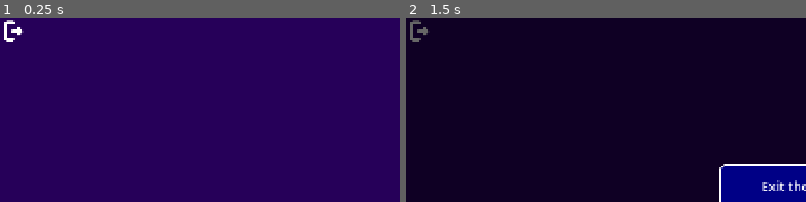
Above: before the commit, frames 1-2 (left to right).
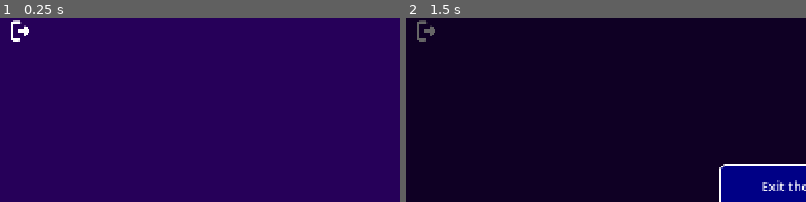
Above: after the commit, the same moments.

Repository: Vadosina-git/video-poker
Game: Godot game, scene res://scenes/spin_poker_game.tscn
The game is run twice, just before and just after one commit, with the same random seed, the same clock (stepped at 60 frames per second) and the same inputs. This scene is started directly instead of the project's main scene.
Inputs (mouse positions are % of the whole screen's width and height, from its top left):
- Up to frame 1 (0.25 s): no input
- Up to frame 2 (1.5 s): tap Enter at 0.5 s; move the mouse to (72, 45) at 0.52 s; click (72, 45) at 0.67 s; click (2, 4) at 1.25 s
The pictures show only the part of the screen within x 0-50%, y 0-50%; the shares and areas given below are measured in that part.

The runs differ from the first frame. In frame 1, 0.4% of the frame differs, in the area x 1-8%, y 1-14%; in frame 2, 0.3%.
Error before the commit: Invalid access to property or key 'paytable' on a base object of type 'Nil'. (res://scripts/spin_poker_game.gd:147)
Error after the commit: Invalid access to property or key 'paytable' on a base object of type 'Nil'. (res://scripts/spin_poker_game.gd:148)

Commit message:
fix: Wave 2 — press effect, exit margin, spin cleanup
1.1: Exit icon left margin 12px + wider min size (60×48)
1.2: Button press effect (scale 0.93 on down, tween back on up)
     Applied via _add_press_effect() in _style_btn/_style_button_texture

Co-Authored-By: Claude Opus 4.6 (1M context) <noreply@anthropic.com>

Diff:
--- a/scripts/game.gd
+++ b/scripts/game.gd
@@ -146,10 +146,11 @@
 	_back_btn.add_theme_color_override("font_color", Color.WHITE)
 	var back_style := StyleBoxFlat.new()
 	back_style.bg_color = Color(0, 0, 0, 0)
+	back_style.content_margin_left = 12
 	_back_btn.add_theme_stylebox_override("normal", back_style)
 	_back_btn.add_theme_stylebox_override("hover", back_style)
 	_back_btn.add_theme_stylebox_override("pressed", back_style)
-	_back_btn.custom_minimum_size = Vector2(48, 48)
+	_back_btn.custom_minimum_size = Vector2(60, 48)
 
 	# Title — compact to give paytable more room
 	_game_title.add_theme_font_size_override("font_size", 20)
@@ -285,6 +286,7 @@
 	btn.add_theme_color_override("font_pressed_color", text_col)
 	btn.add_theme_color_override("font_disabled_color", text_col.darkened(0.3))
 	btn.custom_minimum_size = Vector2(min_w, min_h)
+	_add_press_effect(btn)
 	# Press animation — scale down then back
 	if not btn.is_connected("button_down", _on_btn_down):
 		btn.button_down.connect(_on_btn_down.bind(btn))
@@ -354,6 +356,18 @@
 		card_node.clicked.connect(_on_card_clicked)
 		_cards_container.add_child(card_node)
 		_card_visuals.append(card_node)
+
+
+func _add_press_effect(btn: Button) -> void:
+	btn.pivot_offset = btn.size / 2
+	btn.button_down.connect(func() -> void:
+		var tw := btn.create_tween()
+		tw.tween_property(btn, "scale", Vector2(0.93, 0.93), 0.05)
+	)
+	btn.button_up.connect(func() -> void:
+		var tw := btn.create_tween()
+		tw.tween_property(btn, "scale", Vector2.ONE, 0.1).set_ease(Tween.EASE_OUT)
+	)
 
 
 func _layout_middle() -> void:
--- a/scripts/spin_poker_game.gd
+++ b/scripts/spin_poker_game.gd
@@ -136,10 +136,11 @@
 		_back_btn.expand_icon = true
 	var _bstyle := StyleBoxFlat.new()
 	_bstyle.bg_color = Color(0, 0, 0, 0)
+	_bstyle.content_margin_left = 12
 	_back_btn.add_theme_stylebox_override("normal", _bstyle)
 	_back_btn.add_theme_stylebox_override("hover", _bstyle)
 	_back_btn.add_theme_stylebox_override("pressed", _bstyle)
-	_back_btn.custom_minimum_size = Vector2(48, 48)
+	_back_btn.custom_minimum_size = Vector2(60, 48)
 	_back_btn.pressed.connect(_on_back_pressed)
 	title_bar.add_child(_back_btn)
 
@@ -370,6 +371,19 @@
 	btn.add_theme_color_override("font_hover_color", text_col)
 	btn.add_theme_color_override("font_pressed_color", text_col)
 	btn.custom_minimum_size = Vector2(min_w, min_h)
+	_add_press_effect(btn)
+
+
+func _add_press_effect(btn: Button) -> void:
+	btn.pivot_offset = btn.size / 2
+	btn.button_down.connect(func() -> void:
+		var tw := btn.create_tween()
+		tw.tween_property(btn, "scale", Vector2(0.93, 0.93), 0.05)
+	)
+	btn.button_up.connect(func() -> void:
+		var tw := btn.create_tween()
+		tw.tween_property(btn, "scale", Vector2.ONE, 0.1).set_ease(Tween.EASE_OUT)
+	)
 
 
 func _make_line_ribbon(line_idx: int, flip: bool) -> Control:
